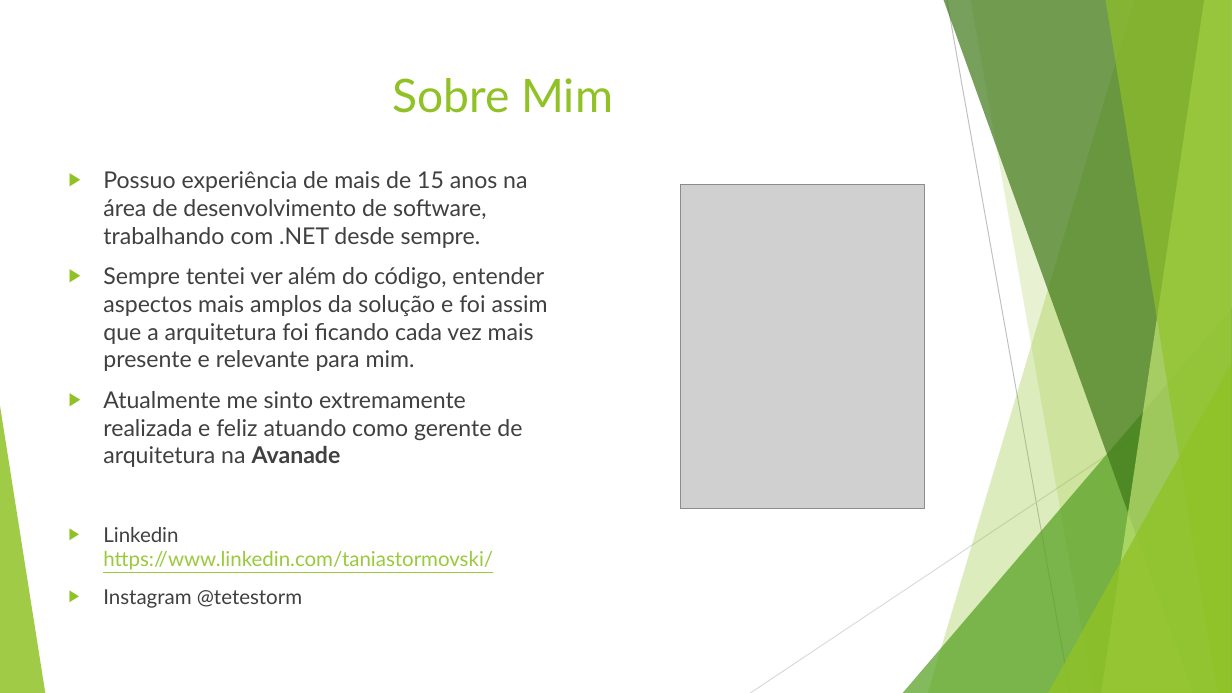
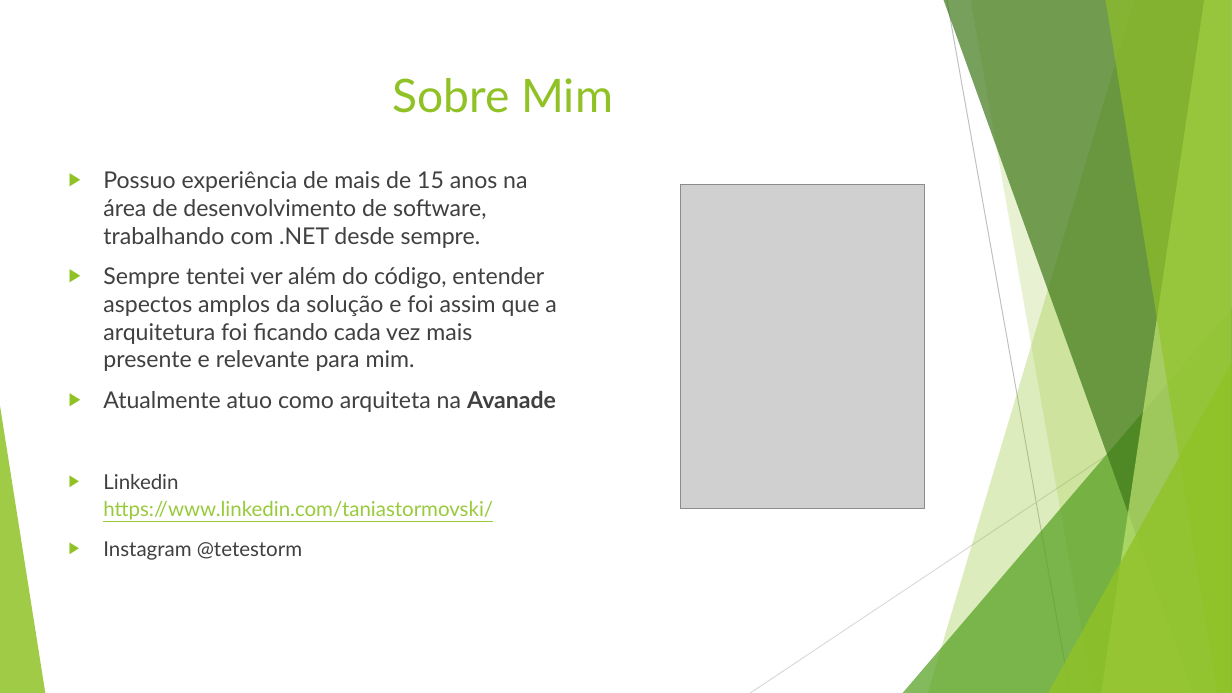
Before and after one commit to TeteStorm/SLAPExample, a slide deck: slide 2 of Single Level of Abstraction (SLAB).pptx. Drawn at 1232x693 pixels with LibreOffice and Linux fonts; fonts in the diff are those of the drawing; grey boxes stand for pictures. Boxes give left, top, right and bottom in pixels: in the first picture for what was removed or moved away, otherwise in the second. Text is boxed around its words. In the diff, an @@ line names an element or a change of style, - is before the commit and + after.

```diff
--- a/Single Level of Abstraction (SLAB).pptx
+++ b/Single Level of Abstraction (SLAB).pptx
@@ text at box(103, 267, 556, 412): text changed @@
-▶ Sempre tentei ver além do código, entender aspectos mais amplos da solução e foi assim que a arquitetura foi ficando cada vez mais presente e relevante para mim.
-▶ Atualmente me sinto extremamente realizada e feliz atuando como gerente de arquitetura na Avanade
+▶ Sempre tentei ver além do código, entender aspectos amplos da solução e foi assim que a arquitetura foi ficando cada vez mais presente e relevante para mim.
+▶ Atualmente atuo como arquiteta na Avanade
@@ text at box(103, 474, 493, 560): line spacing 1 to 1.1 @@
```
Also in this commit, not shown: 12 other slides changed, 14 slides added, 3 other files.
